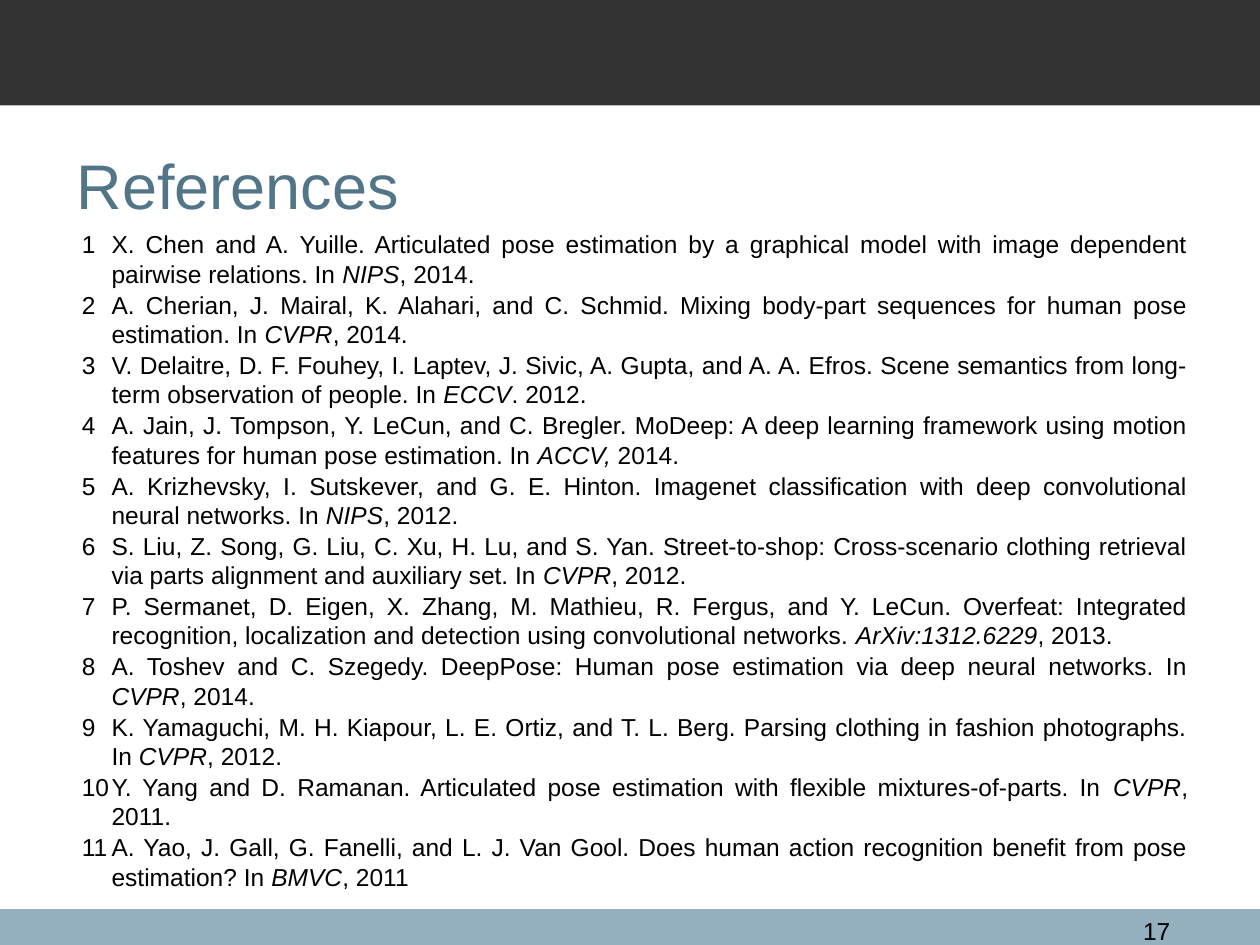
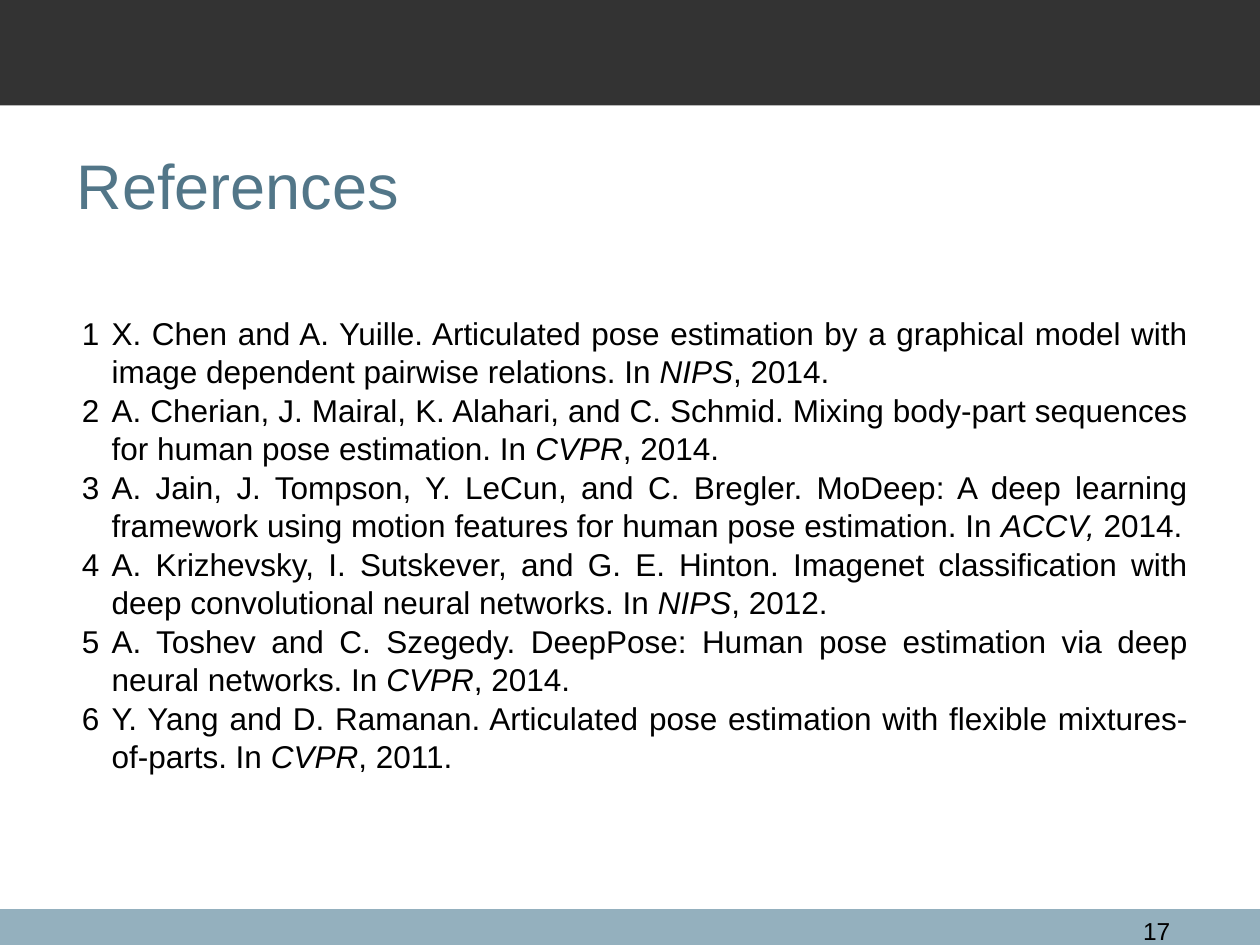
Before and after one commit to qxcv/comp2560, a slide deck: slide 17 of presentation/presentation.odp. Drawn at 1260x945 pixels with LibreOffice and Linux fonts; fonts in the diff are those of the drawing; background and template pictures are left out. Boxes give left, top, right and bottom in pixels: in the first picture for what was removed or moved away, otherwise in the second. Text is boxed around its words. In the diff, an @@ line names an element or a change of style, - is before the commit and + after.

```diff
--- a/presentation/presentation.odp
+++ b/presentation/presentation.odp
@@ text "X. Chen and A. Yuille. ...": place and size @@
-text "X. Chen and A. Yuille. ..." at bbox=[112, 235, 1188, 889]
+text "X. Chen and A. Yuille. ..." at bbox=[112, 322, 1187, 774]
@@ text "X. Chen and A. Yuille. ..." at bbox=[112, 322, 1187, 774]: size 14 to 18 pt @@
@@ text at bbox=[112, 356, 1187, 408]: paragraph removed @@
-3 V. Delaitre, D. F. Fouhey, I. Laptev, J. Sivic, A. Gupta, and A. A. Efros. Scene semantics from long-term observation of people. In ECCV. 2012.
@@ text at bbox=[112, 537, 1186, 649]: paragraphs removed @@
-6 S. Liu, Z. Song, G. Liu, C. Xu, H. Lu, and S. Yan. Street-to-shop: Cross-scenario clothing retrieval via parts alignment and auxiliary set. In CVPR, 2012.
-7 P. Sermanet, D. Eigen, X. Zhang, M. Mathieu, R. Fergus, and Y. LeCun. Overfeat: Integrated recognition, localization and detection using convolutional networks. ArXiv:1312.6229, 2013.
@@ text at bbox=[112, 718, 1186, 768]: paragraph removed @@
-9 K. Yamaguchi, M. H. Kiapour, L. E. Ortiz, and T. L. Berg. Parsing clothing in fashion photographs. In CVPR, 2012.
@@ text at bbox=[112, 838, 1186, 889]: paragraph removed @@
-11 A. Yao, J. Gall, G. Fanelli, and L. J. Van Gool. Does human action recognition benefit from pose estimation? In BMVC, 2011
```
Also in this commit, not shown: 16 other slides changed, 3 other files.
